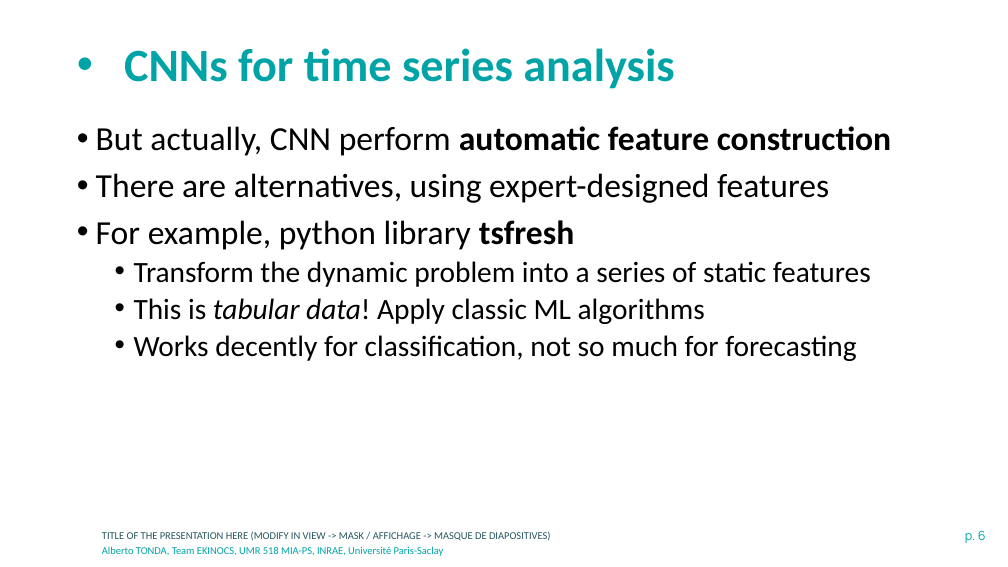
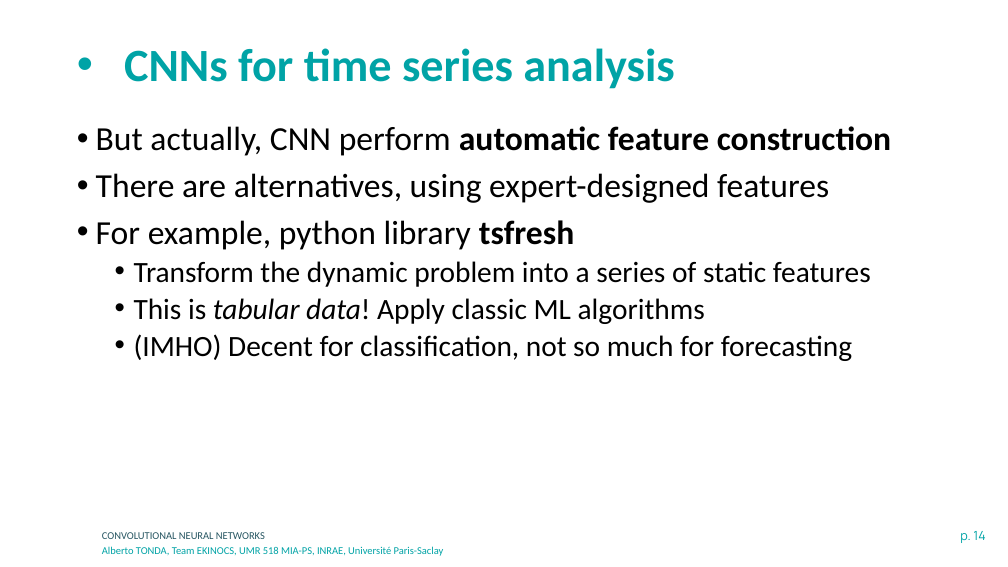
Before and after one commit to albertotonda/teaching, a slide deck: slide 14 of deep-learning-in-practice-with-pytorch/2-convolutional-neural-networks.pptx (slide 6 before the commit). Drawn at 1008x567 pixels with LibreOffice and Linux fonts; fonts in the diff are those of the drawing; background and template pictures are left out. Boxes give left, top, right and bottom in pixels: in the first picture for what was removed or moved away, otherwise in the second. Text is boxed around its words. In the diff, an @@ line names an element or a change of style, - is before the commit and + after.

```diff
--- a/deep-learning-in-practice-with-pytorch/2-convolutional-neural-networks.pptx
+++ b/deep-learning-in-practice-with-pytorch/2-convolutional-neural-networks.pptx
@@ text at <box>134,334,852,361</box>: text changed @@
-  • Works decently for classification, not so much for forecasting
+  • (IMHO) Decent for classification, not so much for forecasting
@@ text at <box>102,532,265,539</box>: text changed @@
-TITLE OF THE PRESENTATION HERE (MODIFY IN VIEW -> MASK / AFFICHAGE -> MASQUE DE DIAPOSITIVES)
+CONVOLUTIONAL NEURAL NETWORKS
@@ page number at <box>960,531,985,543</box>: text changed @@
-p. 6
+p. 14
```
Also in this commit, not shown: 4 other slides changed, 9 slides added, 7 other files.
